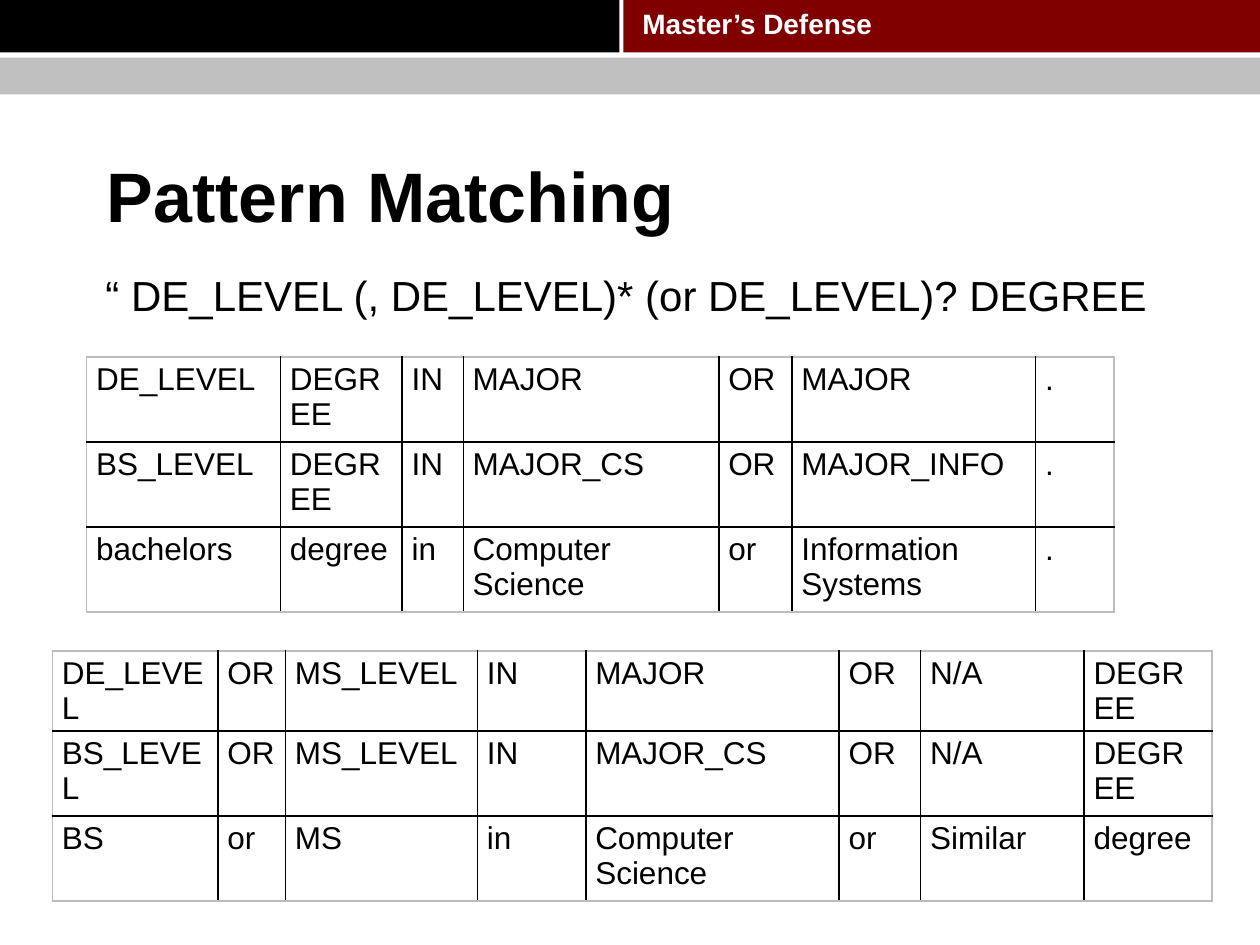
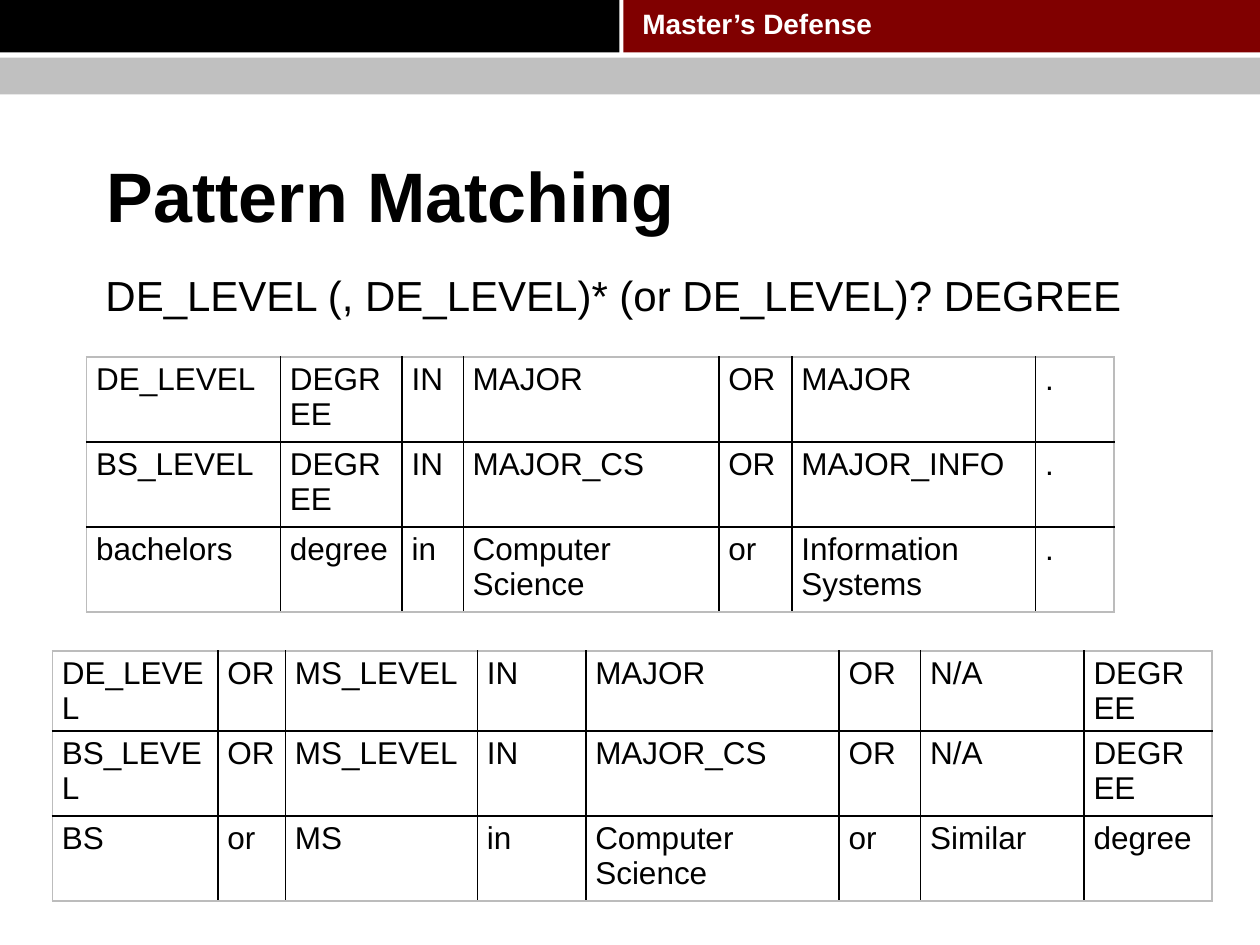
Before and after one commit to pkushiqiang/thesis, a slide deck: slide 29 of media/Master's thesis.pptx (slide 30 before the commit). Drawn at 1260x945 pixels with LibreOffice and Linux fonts; fonts in the diff are those of the drawing; background and template pictures are left out. Boxes give left, top, right and bottom in pixels: in the first picture for what was removed or moved away, otherwise in the second. Text is boxed around its words. In the diff, an @@ line names an element or a change of style, - is before the commit and + after.

```diff
--- a/media/Master's thesis.pptx
+++ b/media/Master's thesis.pptx
@@ text at bbox=[105, 280, 1150, 319]: text changed @@
-“ DE_LEVEL (, DE_LEVEL)* (or DE_LEVEL)? DEGREE”)
+DE_LEVEL (, DE_LEVEL)* (or DE_LEVEL)? DEGREE”)
```
Also in this commit, not shown: 11 other slides changed, 4 slides added, 3 slides removed.
